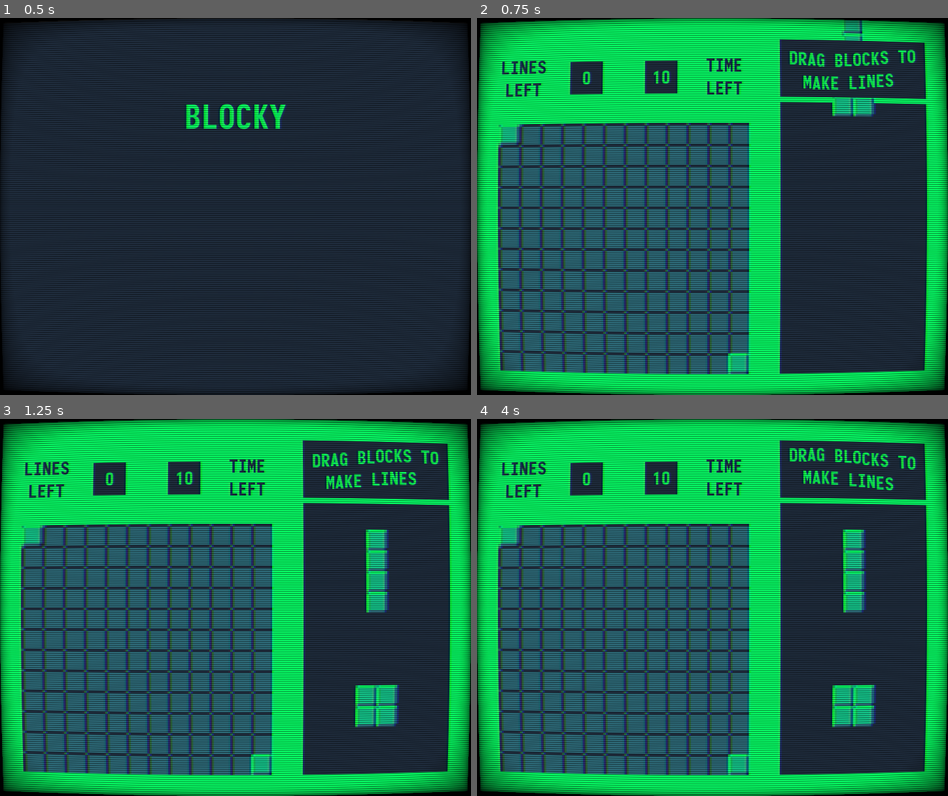
Above: before the commit, frames 1-4 (two rows, left to right).
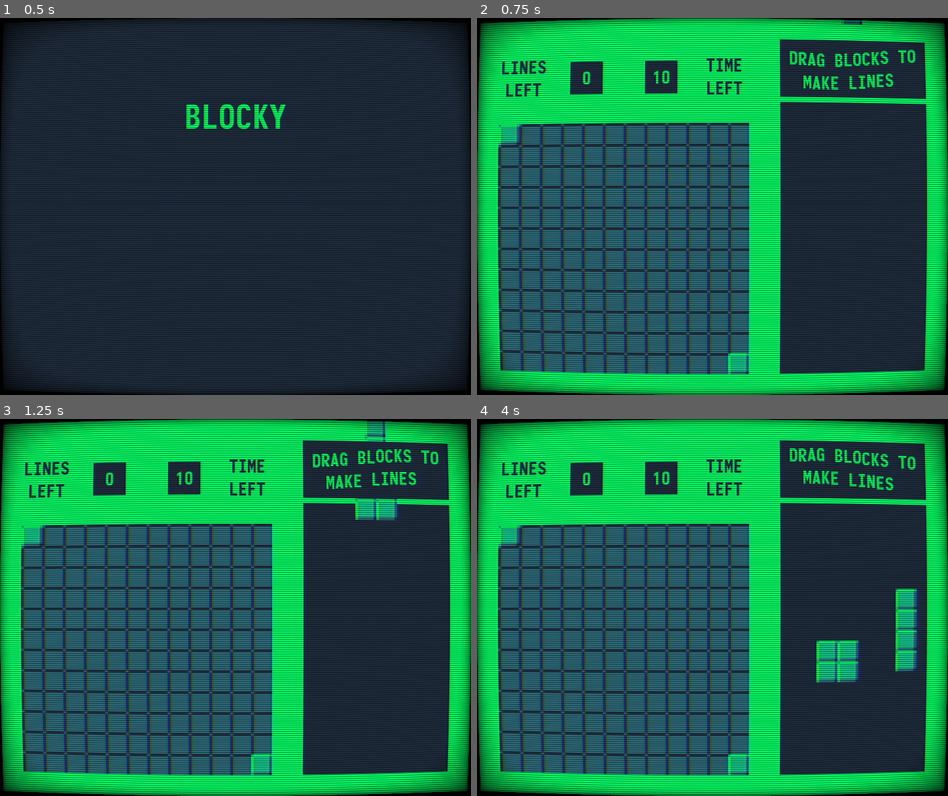
Above: after the commit, the same moments.

Repository: codemonsters/re-play
Game: Godot game, scene res://minigames/blocky/blocky.tscn
Same seed, same stepped clock (60 frames per second), same inputs: the game is played once before the commit and once after it.
Inputs (mouse positions are in pixels of both pictures, inside the frame that each line leads up to):
- Up to frame 1 (0.5 s): no input
- Up to frame 2 (0.75 s): move the mouse to (816, 187) at 0.52 s; click (816, 187) at 0.67 s
- Up to frame 3 (1.25 s): no input
- Up to frame 4 (4 s): drag from (618, 626) to (853, 705) at 1.27 s; move the mouse to (759, 524) at 2.02 s; click (759, 524) at 2.17 s; drag from (688, 682) to (863, 697) at 2.77 s; move the mouse to (853, 664) at 3.52 s; click (853, 664) at 3.67 s

Frame 1 is identical in both runs. In frame 2, 0.6% of the frame differs, in the area x 75-85%, y 0-27%; in frame 3, 2.8%; in frame 4, 4.2%, in the area x 71-94%, y 29-82%.

Commit message:
Avanza en la difícil labor de mover los tetrominós alrededor.
Hay problemas con las posiciones globales y locales de la paleta. Los tetrominós deberían ser hijos de la paleta SÓLO MIENTRAS BAJA. Una vez en su sitio, debería ser hijo del background/otro nodo

Diff:
--- a/src/minigames/blocky/game.gd
+++ b/src/minigames/blocky/game.gd
@@ -20,7 +20,7 @@
 	$Background/Palette.add_child(available_tetrominos[1])
 
 
-func new_tetromino(sourcePosition, destinationPosition):
+func new_tetromino(sourcePosition, palettePosition):
 	var random_tetromino = randi() % 5
 	var tetromino
 
@@ -40,7 +40,6 @@
 	tetromino.set_rotation_degrees((randi() % 4) * 90)
 	tetromino.set_position(sourcePosition)
 
-	tetromino.sourcePosition = sourcePosition
-	tetromino.destinationPosition = destinationPosition
+	tetromino.palettePosition = to_global(palettePosition)
 
 	return tetromino
--- a/src/minigames/blocky/tetrominos/tetromino.gd
+++ b/src/minigames/blocky/tetrominos/tetromino.gd
@@ -1,24 +1,25 @@
 extends Area2D
 
-var sourcePosition
-var destinationPosition
+
+var palettePosition
 var dragging = false # flag set to true while dragging the tetromino
 var mouse_inside = false # flag, values is true when the mouse is inside BoundingBox
 var initial_mouse_posisition
 
 func _process(delta):
+	# Pieza vuelve a la paleta tras soltarla
 	if not dragging:
-		var shift_vector = (destinationPosition - position).normalized() * delta * 800
-		if shift_vector.length() > (destinationPosition - position).length():
-			position = destinationPosition
+		var shift_vector = (to_global(palettePosition) - to_global(position)).normalized() * delta * 100
+		if shift_vector.length() > (to_global(palettePosition) - to_global(position)).length():
+			position = palettePosition
+			if get_parent().name != "Palette":
+				switch_parent("../../Background/Palette")
+			else:
+				print("en posición")
+				position = to_global(position)
+				switch_parent("../../../Background")
 		else:
 			position += shift_vector
-
-
-func _physics_process(_dt):
-	# If dragging is enabled, use mouse position to calculate movement
-	if dragging:
-		position = get_global_mouse_position()
 
 
 func _on_BoundingBox_mouse_entered():
@@ -29,25 +30,26 @@
 	mouse_inside = false
 
 
+func switch_parent(new_parent):
+	# Podríamos no haberlo declarado como variable. Sin embargo, peta. NO CAMBIAR.
+	var new_parent_node = get_node(new_parent)
+	get_parent().remove_child(self)
+	new_parent_node.add_child(self)
+
+
 func _input(event):
+	# Botón izquierdo liberado (soltamos los tetrominos)
 	if event is InputEventMouseButton and event.button_index == BUTTON_LEFT and not event.pressed:
 		dragging = false
-		print(get_parent().name)
-		if get_parent().name != "Palette":
-			print(get_parent().name)
-			var new_parent = get_node("/../Background/Palette/")
-			get_parent().remove_child(self)
-			new_parent.add_child(self)
+	# Movemos pieza mientras arrastramos
+	elif event is InputEventMouseMotion and dragging:
+		print("POSICIÓN LOCAL: " + str((position)) + "POSICIÓN GLOBAL: " + str(to_global(position)))
+		position = get_global_mouse_position()
 
 
 func _on_BoundingBox_gui_input(event):
-	if event is InputEventMouseButton:
-		if event.button_index == BUTTON_LEFT and event.pressed and mouse_inside:
-			dragging = true
-			print(dragging)
-			if dragging:
-				var new_parent = get_node("../../../ActiveTetromino")
-				get_parent().remove_child(self)
-				new_parent.add_child(self)
-	elif event is InputEventMouseMotion and dragging:
-		position = get_local_mouse_position()
+	# Cogemos el tetromino (comenzamos a arrastrar)
+	if event is InputEventMouseButton and event.button_index == BUTTON_LEFT and event.pressed and mouse_inside:
+		position = get_global_mouse_position()
+		dragging = true
+		switch_parent("../../../ActiveTetromino")
Not shown, changed: src/minigames/rythm/assets/intro.ogg.import
Not shown, changed: src/minigames/rythm/assets/kick.ogg.import
Not shown, changed: src/minigames/rythm/assets/kick.wav.import
Not shown, changed: src/minigames/rythm/assets/ogg notes/a-4.ogg.import
Not shown, changed: src/minigames/rythm/assets/ogg notes/a3.ogg.import
Not shown, changed: src/minigames/rythm/assets/ogg notes/a4.ogg.import
Not shown, changed: src/minigames/rythm/assets/ogg notes/b3.ogg.import
Not shown, changed: src/minigames/rythm/assets/ogg notes/d-4.ogg.import
Not shown, changed: src/minigames/rythm/assets/ogg notes/d4.ogg.import
Not shown, changed: src/minigames/rythm/assets/ogg notes/e4.ogg.import
Not shown, changed: src/minigames/rythm/assets/ogg notes/g-4.ogg.import
Not shown, changed: src/minigames/rythm/assets/percusion.wav.import
(and 2 more such lines)
